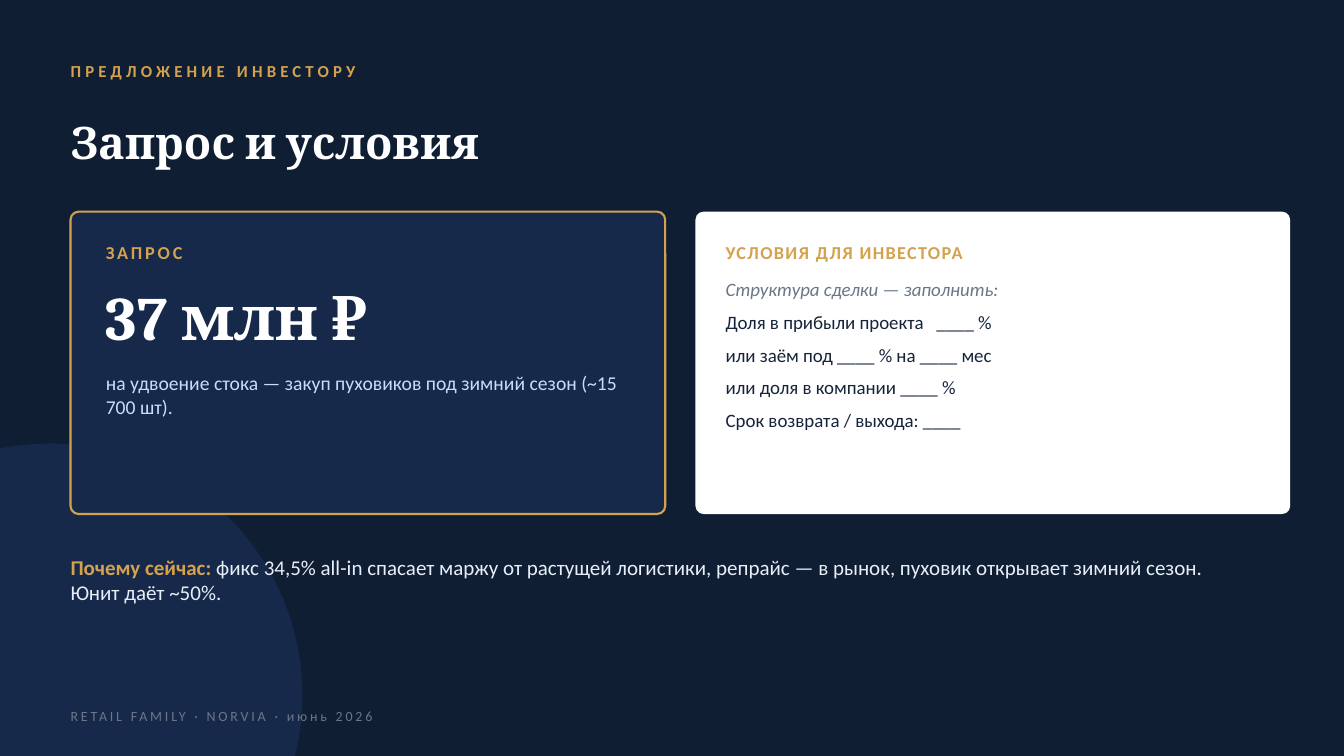
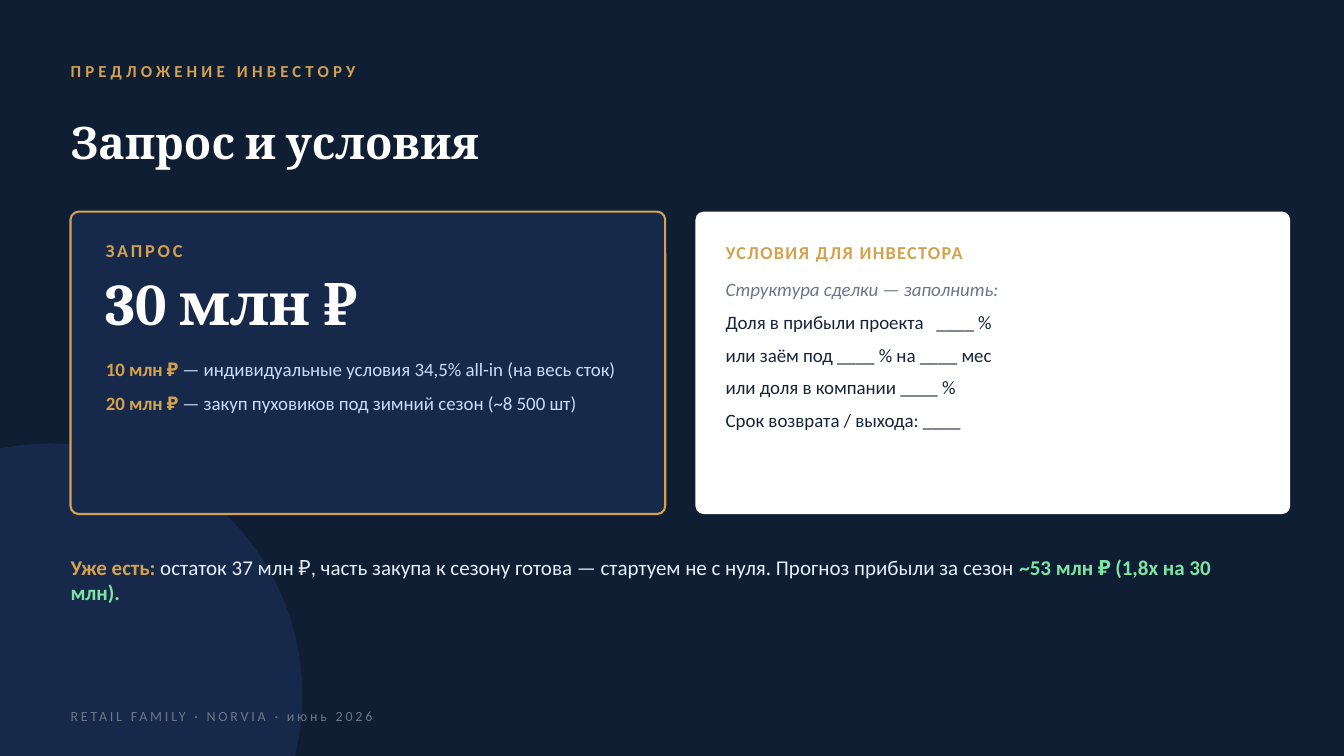
Before and after one commit to mopankratov-cmyk/finance-panel, a slide deck: slide 13 of docs/Retail-Family-Investor.pptx (slide 12 before the commit). Drawn at 1344x756 pixels with LibreOffice and Linux fonts; fonts in the diff are those of the drawing. Boxes give left, top, right and bottom in pixels: in the first picture for what was removed or moved away, otherwise in the second. Text is boxed around its words. In the diff, an @@ line names an element or a change of style, - is before the commit and + after.

```diff
--- a/docs/Retail-Family-Investor.pptx
+++ b/docs/Retail-Family-Investor.pptx
@@ text at (106, 285, 310, 326): text changed; size 44 to 42 pt @@
-37 млн ₽
+30 млн ₽
@@ text at (106, 362, 615, 413): text changed; size 14 to 13.5 pt @@
-на удвоение стока — закуп пуховиков под зимний сезон (~15 700 шт).
+10 млн ₽ — индивидуальные условия 34,5% all-in (на весь сток)
+20 млн ₽ — закуп пуховиков под зимний сезон (~8 500 шт)
@@ text at (71, 559, 1210, 603): text changed @@
-Почему сейчас: фикс 34,5% all-in спасает маржу от растущей логистики, репрайс — в рынок, пуховик открывает зимний сезон. Юнит даёт ~50%.
+Уже есть: остаток 37 млн ₽, часть закупа к сезону готова — стартуем не с нуля. Прогноз прибыли за сезон ~53 млн ₽ (1,8x на 30 млн).
```
Also in this commit, not shown: 3 other slides changed, 2 slides added, 1 slide removed, 4 other files.
